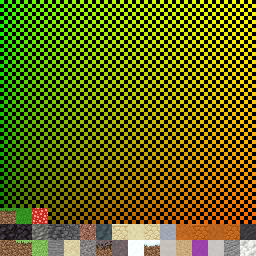
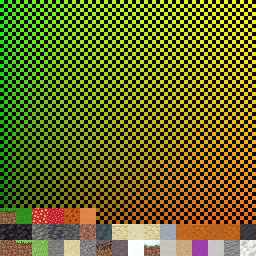
Revision of a layered 256 × 256 image; what changed, layer by layer:
painted on "blocks" over (x1=48, y1=208, x2=96, y2=224)
